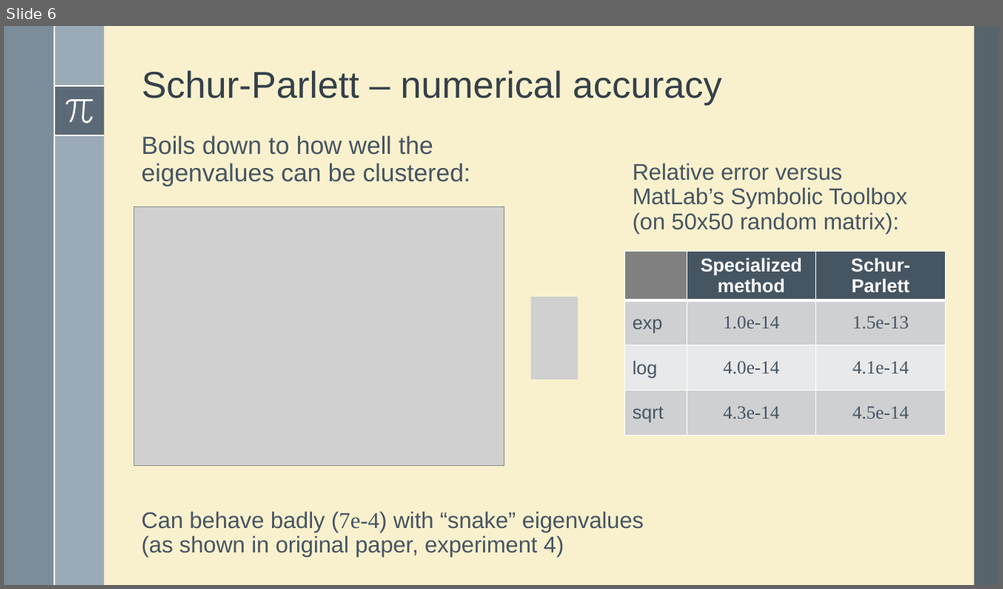
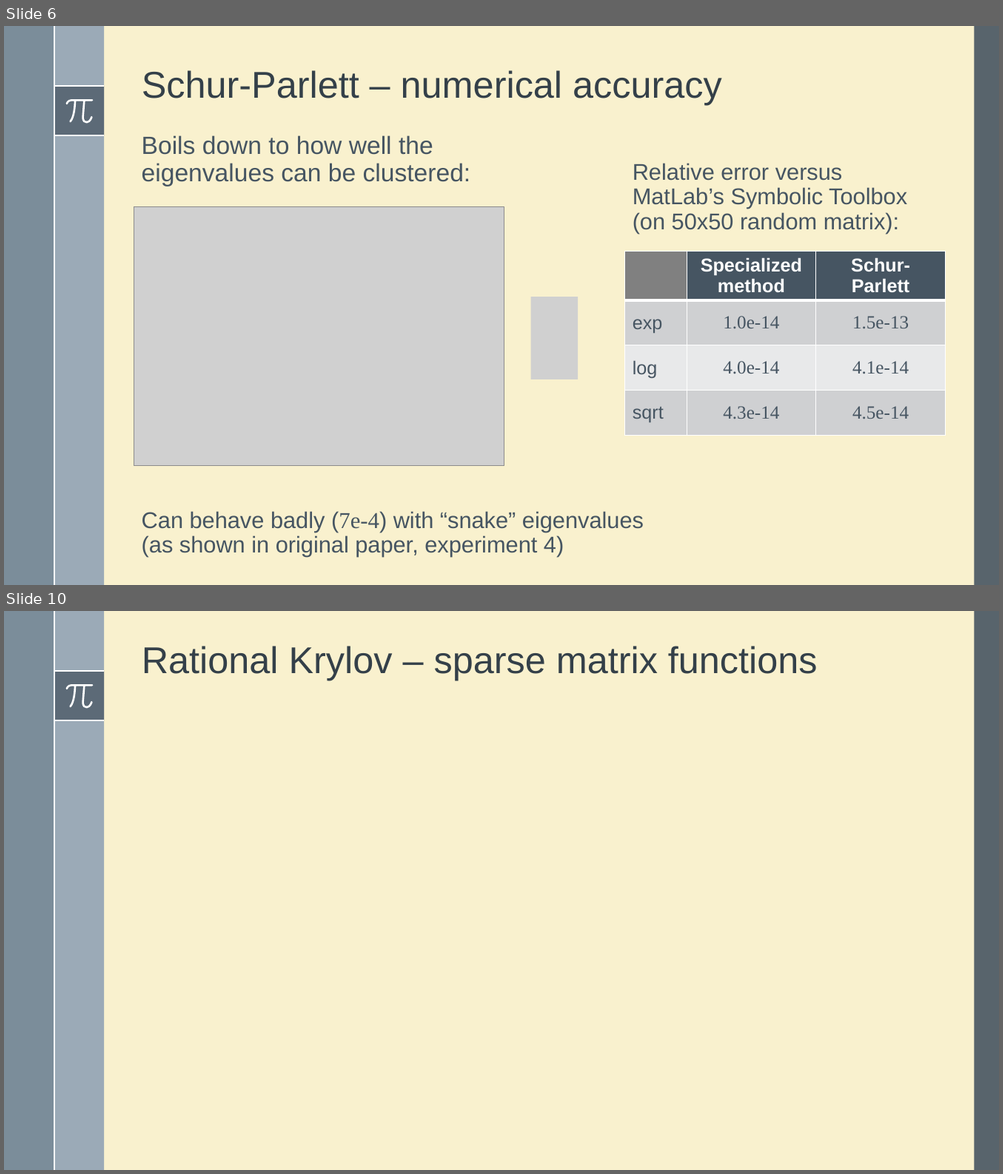
Before and after one commit to robzan8/MatFun.jl, a slide deck: docs/slides pd2ggaln/MatFun.pptx. Shown one above the other, each under a label of ours: slide 6 before the commit, slides 6 and 10 after it; the slides between them are not shown. The pictures are 1003x589 and 1003x1174 pixels, drawn with LibreOffice and Linux fonts; fonts in the diff are those of the drawing; grey boxes stand for pictures. Boxes give left, top, right and bottom in pixels: in the first picture for what was removed or moved away, otherwise in the second. Text is boxed around its words. In the diff, an @@ line names an element or a change of style, - is before the commit and + after.

```diff
--- a/docs/slides pd2ggaln/MatFun.pptx
+++ b/docs/slides pd2ggaln/MatFun.pptx
@@ slide 10 added at [4,611,999,1170], background #F9F1CE; not listed: 8 template elements that a slide beside it also shows @@
@@ title added at [142,646,817,681], 36 pt, text #35404A @@
+Rational Krylov – sparse matrix functions
```
Also in this commit, not shown: 3 slides changed, 6 other slides added, 4 slides removed, 12 other files.
